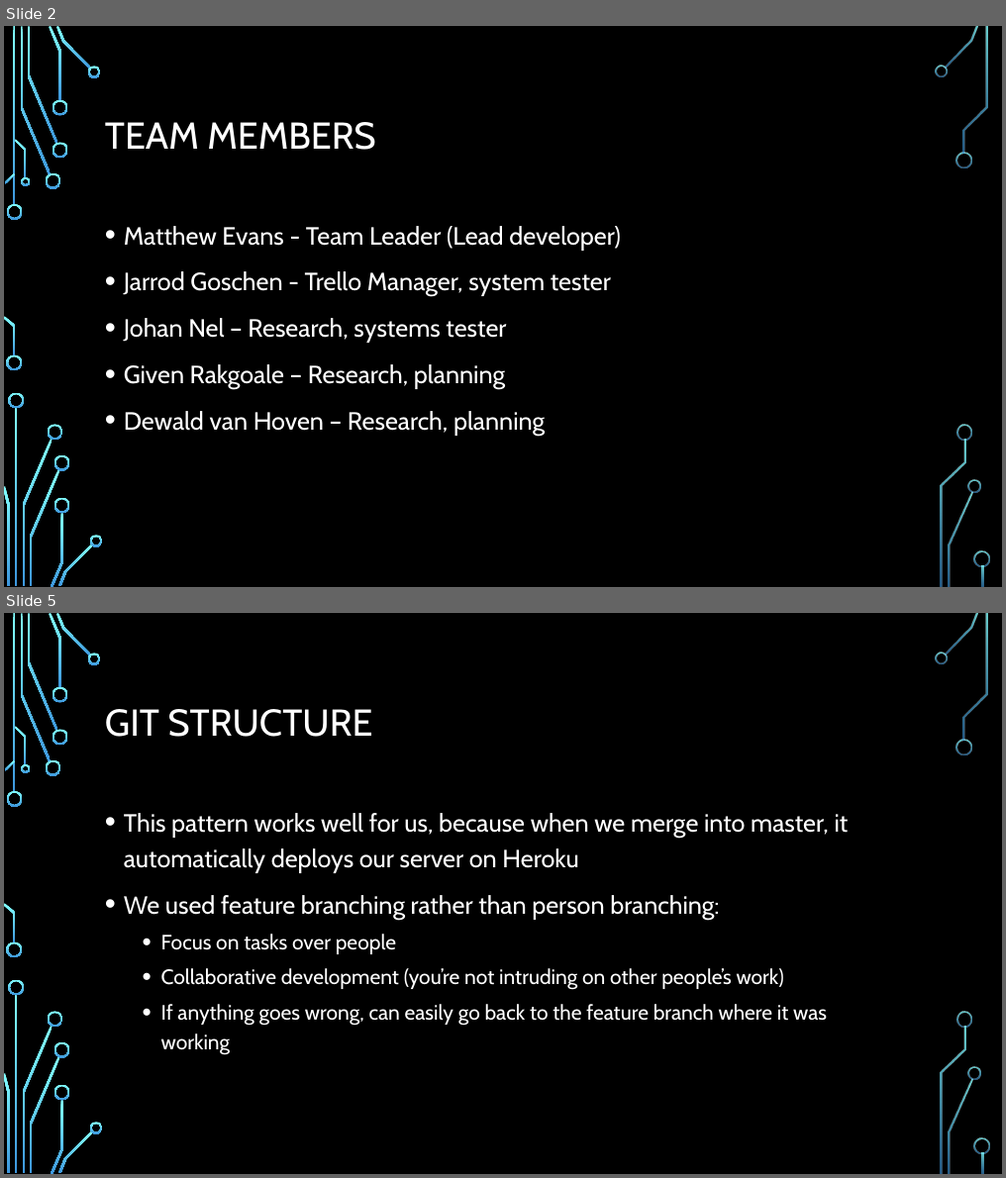
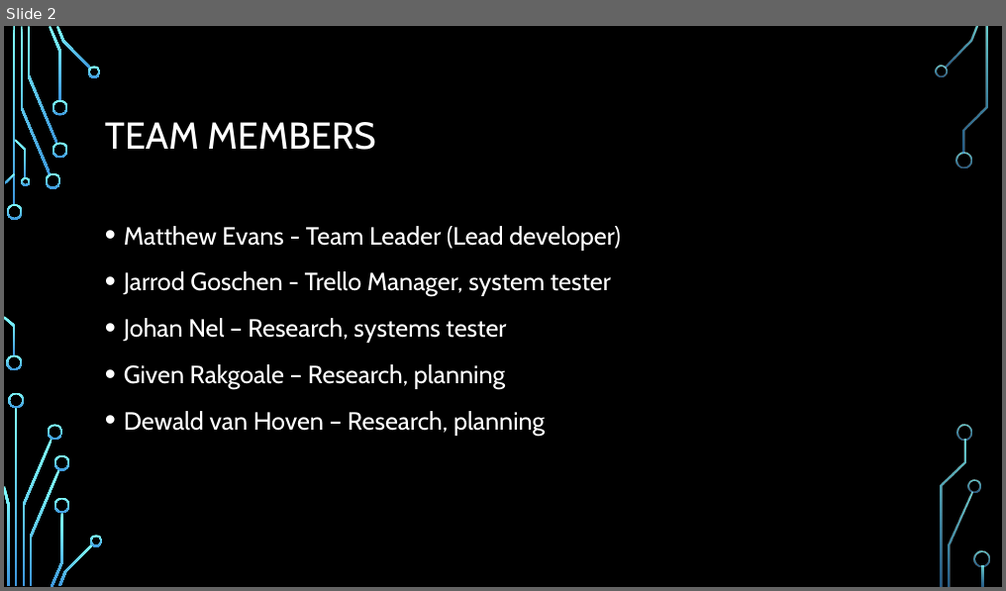
Before and after one commit to ocean-nfc/ocean-nfc-server, a slide deck: Ocean - NFC Slide Show.pptx. Shown one above the other, each under a label of ours: slides 2 and 5 before the commit, slide 2 after it; the slides between them are not shown. The pictures are 1006x1178 and 1006x591 pixels, drawn with LibreOffice and Linux fonts; fonts in the diff are those of the drawing; background and template pictures are left out. Boxes give left, top, right and bottom in pixels: in the first picture for what was removed or moved away, otherwise in the second. Text is boxed around its words. In the diff, an @@ line names an element or a change of style, - is before the commit and + after.

Commit message:
Matthew Evans slides for presentation, 'other cool stuff'

```diff
--- a/Ocean - NFC Slide Show.pptx
+++ b/Ocean - NFC Slide Show.pptx
@@ slide 5 removed at bbox=[4, 613, 1002, 1174], background picture (left out); not listed: 36 template elements that a slide beside it also shows @@
@@ title removed at bbox=[105, 709, 373, 737] @@
-GIT STRUCTURE
@@ text removed at bbox=[124, 813, 848, 1056] @@
-• This pattern works well for us, because when we merge into master, it automatically deploys our server on Heroku
-• We used feature branching rather than person branching:
-  • Focus on tasks over people
-  • Collaborative development (you’re not intruding on other people’s work)
-  • If anything goes wrong, can easily go back to the feature branch where it was working
```
Also in this commit, not shown: 7 slides added, 5 other slides removed.
